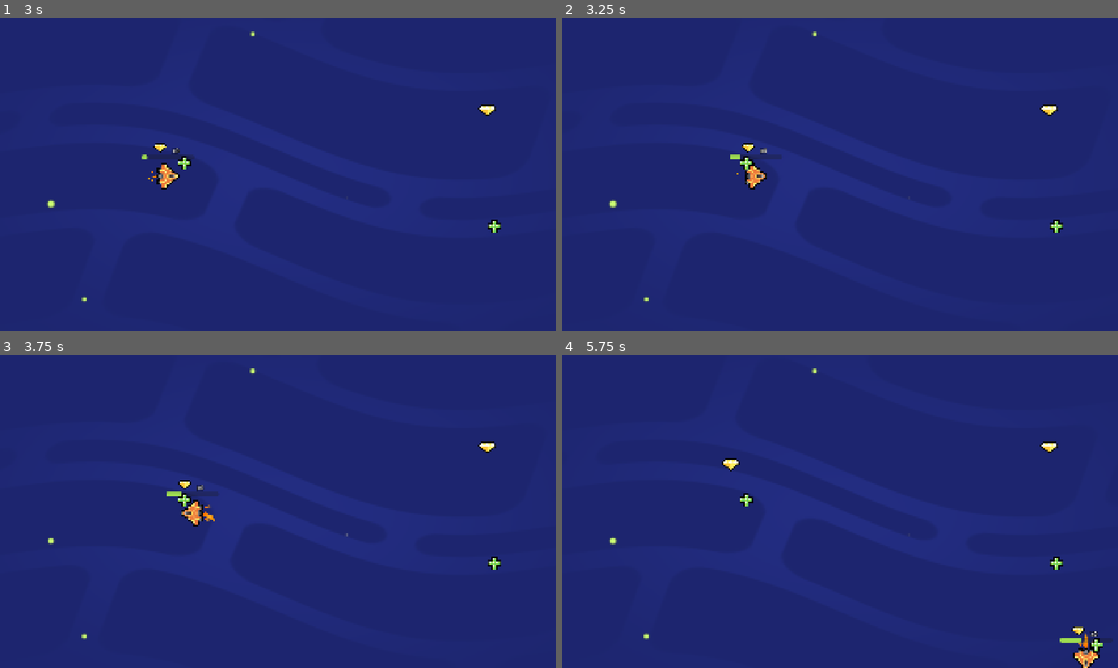
Above: before the commit, frames 1-4 (two rows, left to right).
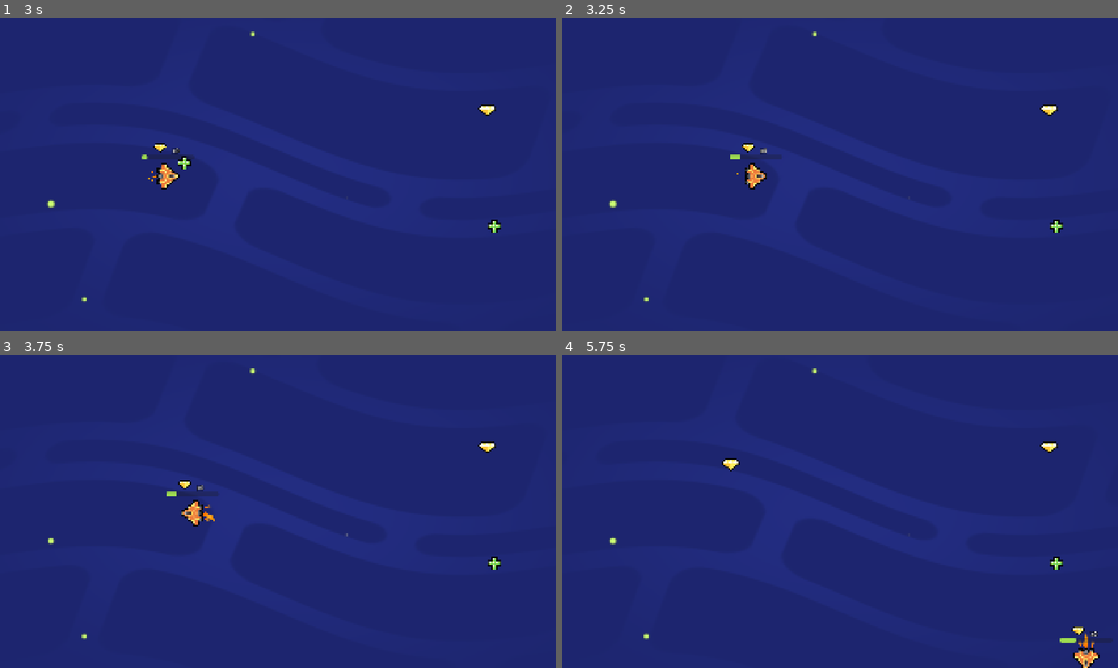
Above: after the commit, the same moments.

Repository: Jasongda/M05-Loot-It-All
Game: Godot game, scene res://lessons/space_level.tscn
The game is run twice, just before and just after one commit, with the same random seed, the same clock (stepped at 60 frames per second) and the same inputs. Sound files missing from this copy of the repository are replaced by a short silence.
Inputs (mouse positions are in pixels of both pictures, inside the frame that each line leads up to):
- Up to frame 1 (3 s): tap Enter at 0.5 s; move the mouse to (400, 158) at 0.52 s; hold D (move_right) 0.53-1.25 s; tap Z at 0.6, 2.1 s; click (400, 158) at 0.67 s; tap Space at 0.77 s; drag from (166, 190) to (422, 177) at 1.27 s; move the mouse to (333, 105) at 2.02 s; hold D (move_right) 2.03-2.75 s; drag from (250, 237) to (494, 227) at 2.77 s
- Up to frame 2 (3.25 s): no input
- Up to frame 3 (3.75 s): move the mouse to (444, 558) at 3.52 s; hold A (move_left) from 3.53 s (still down); tap Z at 3.6 s
- Up to frame 4 (5.75 s): tap Space at 3.77 s; release A (move_left) at 4.25 s; drag from (673, 464) to (756, 433) at 4.27 s; move the mouse to (867, 511) at 5.02 s; hold S (move_down) from 5.03 s (still down); tap Z at 5.1 s; click (867, 511) at 5.17 s

Frame 1 is identical in both runs. In frame 2, less than 0.1% of the frame differs, in the area x 32-35%, y 44-49%; in frame 3, less than 0.1%; in frame 4, 0.2%, in the area x 32-98%, y 44-96%.
Error before the commit: Parse Error: Identifier "area_entered" not declared in the current scope. (res://lessons/item.gd:21)

Commit message:
M5L10+Final Project M5 Sounds and SFX Completed

Diff:
--- a/lessons/gem.tscn
+++ b/lessons/gem.tscn
@@ -18,7 +18,8 @@
 position = Vector2(-1, -1)
 shape = SubResource("CircleShape2D_nak5q")
 
-[node name="AudioStreamPlayer" type="AudioStreamPlayer" parent="."]
+[node name="GemPickupSound" type="AudioStreamPlayer" parent="."]
 stream = ExtResource("3_ty4yi")
+volume_db = -10.0
 
 [connection signal="area_entered" from="." to="." method="_on_area_entered"]
--- a/lessons/health_pack.tscn
+++ b/lessons/health_pack.tscn
@@ -18,7 +18,8 @@
 position = Vector2(-1, -1)
 shape = SubResource("CircleShape2D_nak5q")
 
-[node name="AudioStreamPlayer" type="AudioStreamPlayer" parent="."]
+[node name="HealthPackPickupSound" type="AudioStreamPlayer" parent="."]
 stream = ExtResource("3_fh62r")
+volume_db = -10.0
 
 [connection signal="area_entered" from="." to="." method="_on_area_entered"]
--- a/lessons/item.gd
+++ b/lessons/item.gd
@@ -1,4 +1,5 @@
-extends Node2D
+extends Area2D
+
 @onready var sfx_player: AudioStreamPlayer = _find_sfx_player()
 
 func _find_sfx_player() -> AudioStreamPlayer:
@@ -7,13 +8,13 @@
 			return child
 	return null
 
-func _on_area_entered(area_that_entered: Area2D) -> void:
-	get_node("CollisionShape2D").set_deferreed("disabled", true)
+func _on_area_entered(_area_that_entered: Area2D) -> void:
+	get_node("CollisionShape2D").set_deferred('disabled', true)
 	visible = false
 
 	if sfx_player:
 		sfx_player.play()
-		await sfx_player.finished
+	await sfx_player.finished
 
 	queue_free()
 
--- a/lessons/ship.gd
+++ b/lessons/ship.gd
@@ -1,6 +1,7 @@
 extends Area2D
 
 @onready var thruster_sound_player: AudioStreamPlayer = $ThrusterSoundPlayer
+@onready var powerup_sound_player: AudioStreamPlayer = $PowerupSoundPlayer
 
 
 var max_speed := 1200.0
@@ -60,3 +61,6 @@
 func set_gem_count(new_gem_count: int) -> void:
 	gem_count = new_gem_count
 	get_node("UI/GemCount").text = "x" + str(gem_count)
+	if gem_count > 0 and gem_count % 10 == 0:
+		powerup_sound_player.stream = preload("res://assets/audio/PowerupSoundPlayer.ogg")
+		powerup_sound_player.play()
--- a/lessons/ship.tscn
+++ b/lessons/ship.tscn
@@ -1,10 +1,11 @@
-[gd_scene load_steps=9 format=3 uid="uid://dmv50krf4bo5r"]
+[gd_scene load_steps=10 format=3 uid="uid://dmv50krf4bo5r"]
 
 [ext_resource type="Texture2D" uid="uid://bniyrxn3r2v8h" path="res://assets/ship.png" id="3_pdppw"]
 [ext_resource type="Texture2D" uid="uid://d0bh8am2qd005" path="res://assets/gem_icon.png" id="4_5xifn"]
 [ext_resource type="AudioStream" uid="uid://c8edb8rt4in5t" path="res://assets/audio/Thruster.ogg" id="5_h3paj"]
 [ext_resource type="PackedScene" uid="uid://dgf54k70yiiff" path="res://assets/ship_visual_effects/main_thruster/main_thruster.tscn" id="5_q7c3l"]
 [ext_resource type="PackedScene" uid="uid://bklom8bhpxg4h" path="res://assets/ship_visual_effects/side_thruster/side_thruster.tscn" id="6_1updt"]
+[ext_resource type="AudioStream" uid="uid://c41uc4kmw0pfj" path="res://assets/audio/PowerupSoundPlayer.ogg" id="6_2s445"]
 
 [sub_resource type="CircleShape2D" id="CircleShape2D_5xifn"]
 radius = 47.010635
@@ -75,7 +76,12 @@
 
 [node name="ThrusterSoundPlayer" type="AudioStreamPlayer" parent="." groups=["player"]]
 stream = ExtResource("5_h3paj")
+volume_db = -10.0
 
 [node name="Thruster" type="AudioStreamPlayer2D" parent="."]
 position = Vector2(342, 68)
 stream = ExtResource("5_h3paj")
+
+[node name="PowerupSoundPlayer" type="AudioStreamPlayer" parent="."]
+stream = ExtResource("6_2s445")
+volume_db = 5.0
--- a/lessons/space_level.tscn
+++ b/lessons/space_level.tscn
@@ -21,4 +21,5 @@
 [node name="BgMusic" type="AudioStreamPlayer2D" parent="."]
 position = Vector2(2030, 936)
 stream = ExtResource("5_dru4e")
+volume_db = -10.0
 autoplay = true
Not shown, removed: assets/audio/Health_Level_Up.ogg.import
Not shown, added: assets/audio/PowerupSoundPlayer.ogg.import
Not shown, added: assets/audio/PowerupSoundPlayer.ogg
